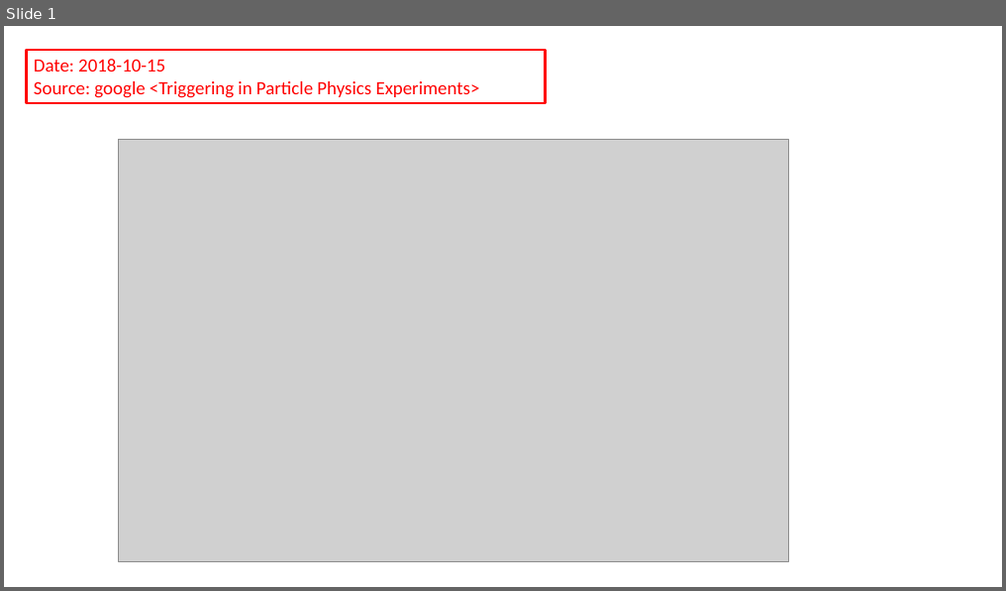
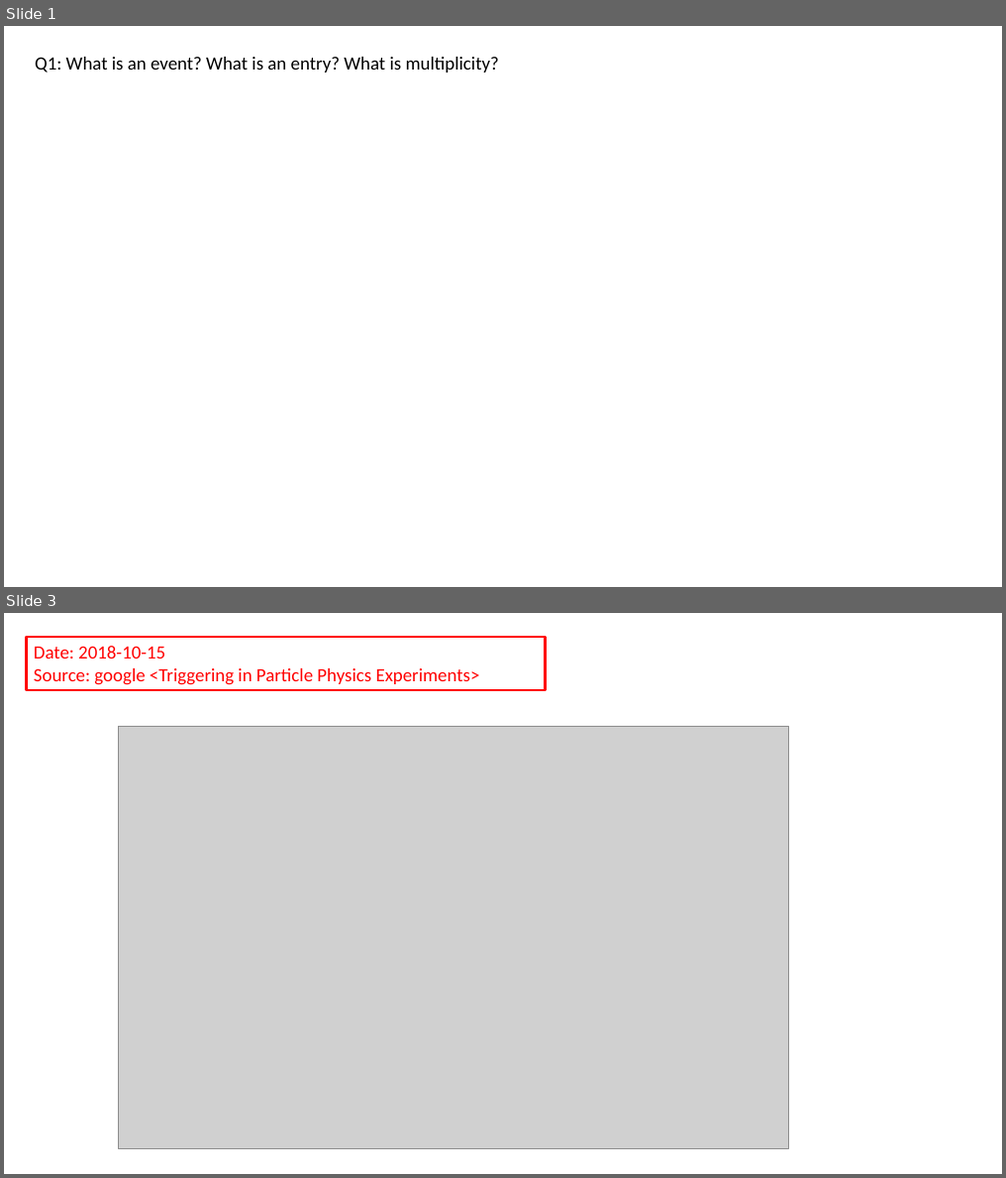
Before and after one commit to gfh16/StudyNotes, a slide deck: 01BacsiConceptsInNuclearPhysics.pptx. Shown one above the other, each under a label of ours: slide 1 before the commit, slides 1 and 3 after it; the slides between them are not shown. The pictures are 1006x591 and 1006x1178 pixels, drawn with LibreOffice and Linux fonts; fonts in the diff are those of the drawing; grey boxes stand for pictures. Boxes give left, top, right and bottom in pixels: in the first picture for what was removed or moved away, otherwise in the second. Text is boxed around its words. In the diff, an @@ line names an element or a change of style, - is before the commit and + after.

Commit message:
What is an event, an entry, and multiplicity?

```diff
--- a/01BacsiConceptsInNuclearPhysics.pptx
+++ b/01BacsiConceptsInNuclearPhysics.pptx
@@ slide 1 added at (x1=4, y1=26, x2=1002, y2=587), background #FFFFFF @@
@@ text added at (x1=35, y1=57, x2=499, y2=73), 18 pt, text #000000 @@
+Q1: What is an event? What is an entry? What is multiplicity?
@@ what was slide 1 is now slide 3 @@
```
Also in this commit, not shown: 1 slide changed, 1 slide removed.
